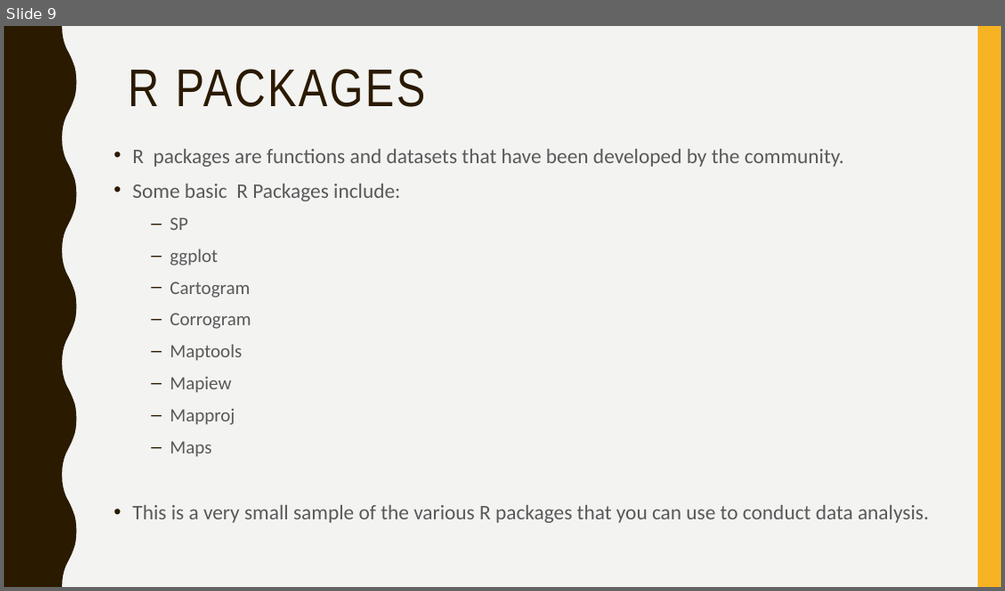
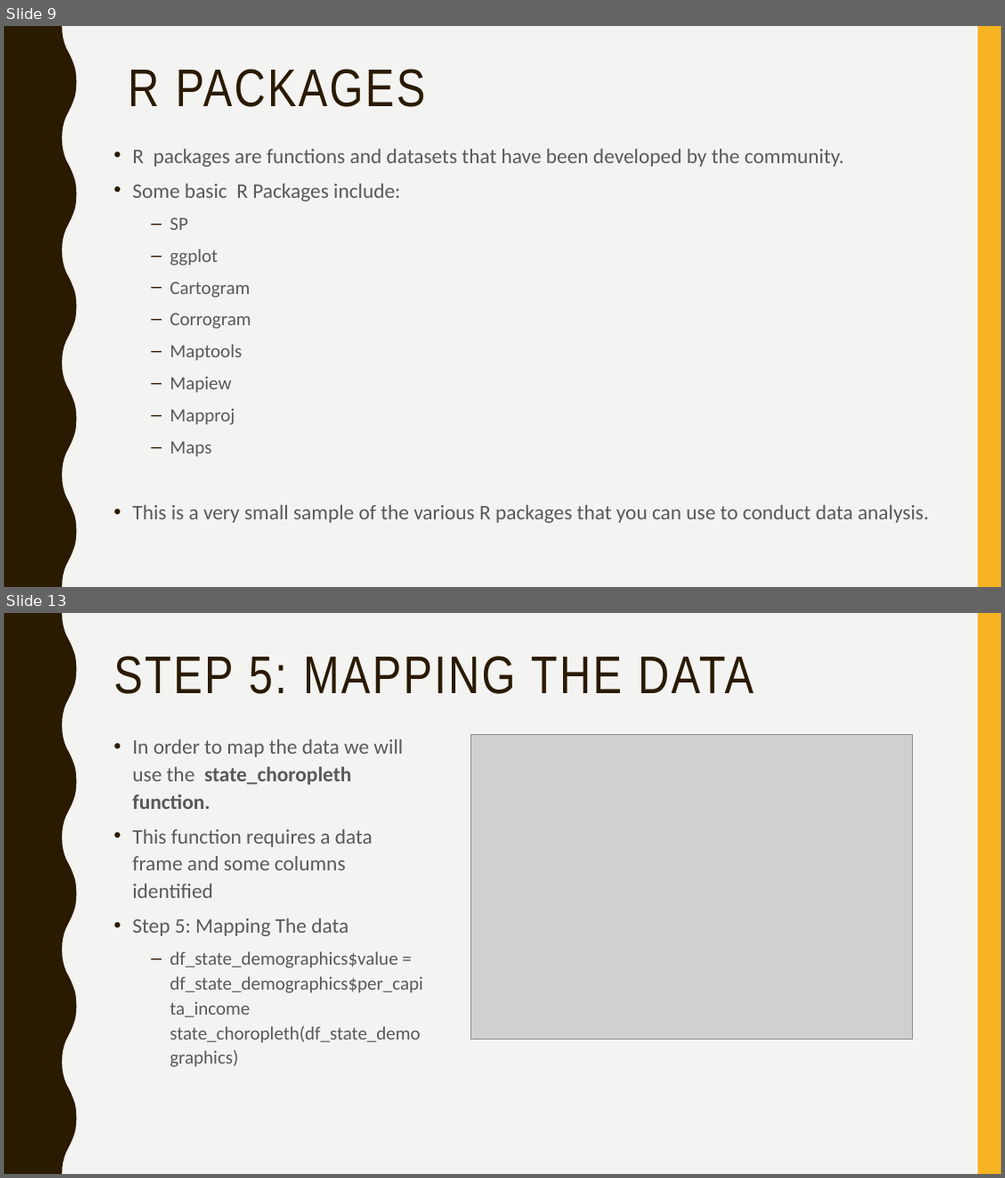
Before and after one commit to rsteve388/Maptime-Introduction-to-R-, a slide deck: Introduction to R and R studio.pptx. Shown one above the other, each under a label of ours: slide 9 before the commit, slides 9 and 13 after it; the slides between them are not shown. The pictures are 1005x591 and 1005x1178 pixels, drawn with LibreOffice and Linux fonts; fonts in the diff are those of the drawing; grey boxes stand for pictures. Boxes give left, top, right and bottom in pixels: in the first picture for what was removed or moved away, otherwise in the second. Text is boxed around its words. In the diff, an @@ line names an element or a change of style, - is before the commit and + after.

```diff
--- a/Introduction to R and R studio.pptx
+++ b/Introduction to R and R studio.pptx
@@ slide 13 added at [4, 613, 1001, 1174], background #F3F3F2; not listed: 2 template elements that a slide beside it also shows @@
@@ title added at [113, 656, 753, 694], 51 pt, text #2A1A00 @@
+STEP 5: MAPPING THE DATA
@@ text added at [132, 739, 423, 1043], 20 pt, text #595959 @@
+• In order to map the data we will use the state_choropleth function.
+• This function requires a data frame and some columns identified
+• Step 5: Mapping The data
+  – df_state_demographics$value = df_state_demographics$per_capita_income state_choropleth(df_state_demographics)
@@ picture added at [470, 734, 913, 1038] @@
```
Also in this commit, not shown: 1 slide changed, 3 other slides added.
